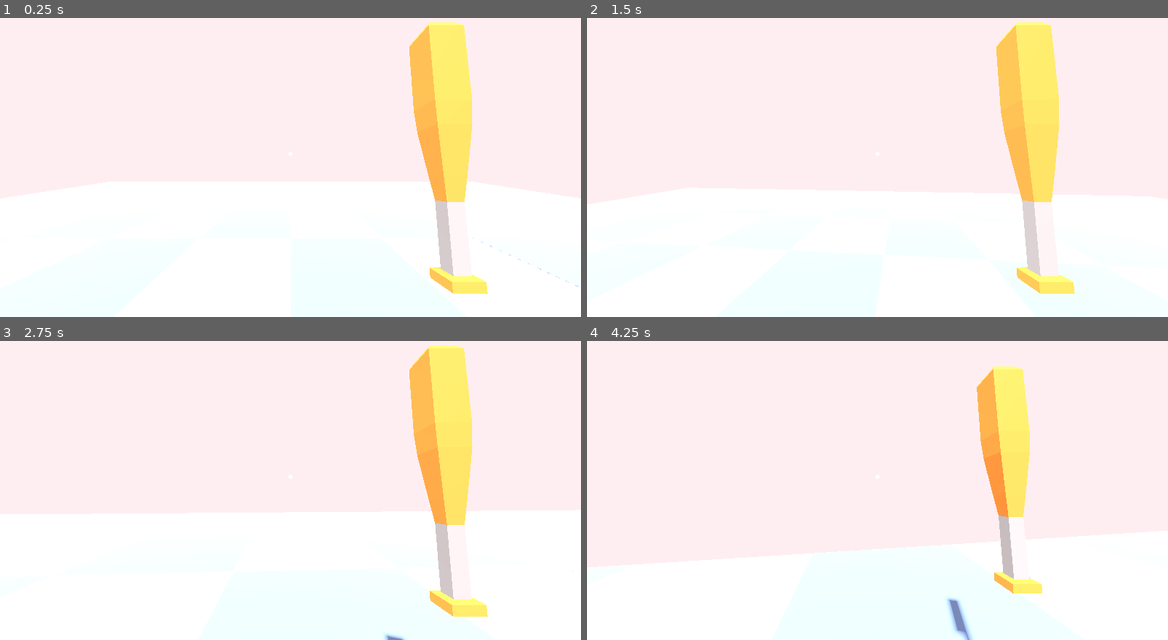
Above: before the commit, frames 1-4 (two rows, left to right).
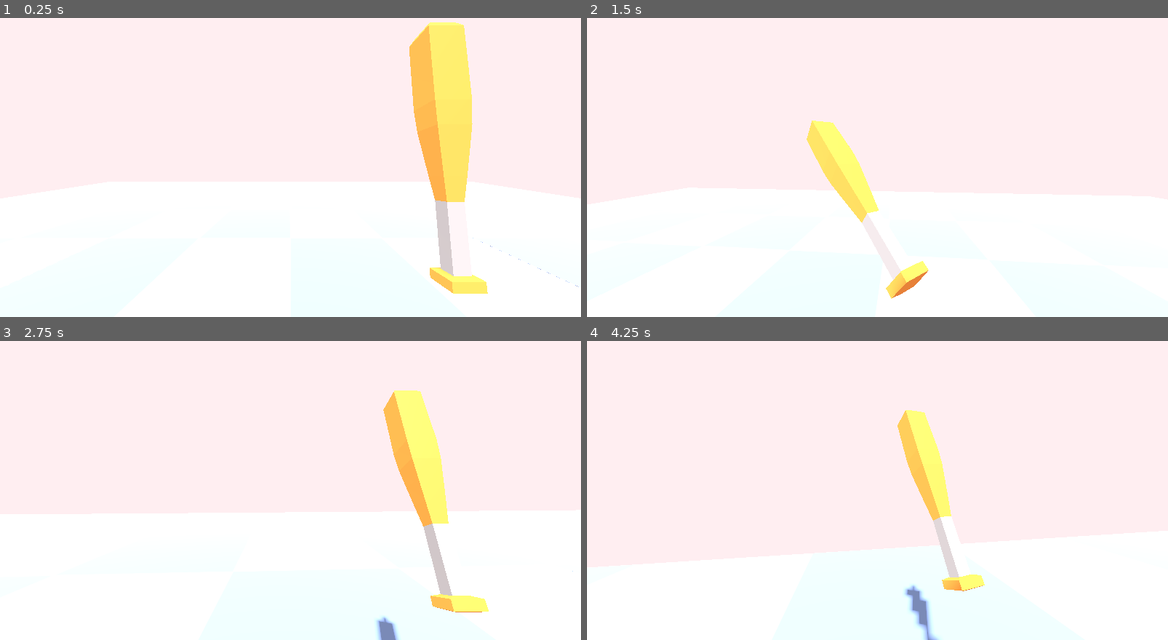
Above: after the commit, the same moments.

Repository: matousposp08/APCompSciGame
Game: Godot game, scene res://scenes/world.tscn
Two runs of this game, one before a commit and one after it. Both use one fixed random seed, a clock stepped at 60 frames per second and the inputs below.
Inputs (mouse positions are in pixels of both pictures, inside the frame that each line leads up to):
- Up to frame 1 (0.25 s): no input
- Up to frame 2 (1.5 s): move the mouse to (906, 152) at 0.52 s; press the mouse at (906, 152) at 0.53 s; hold W (move_forward) from 0.53 s (still down); tap Space (move_jump) at 0.77 s; right-click (906, 152) at 0.8 s; move the mouse to (848, 155) at 1.27 s; release the mouse at (848, 155) at 1.28 s; right-click (848, 155) at 1.35 s
- Up to frame 3 (2.75 s): keep holding W (move_forward); tap Space (move_jump) at 1.52 s; click (261, 478) at 1.55 s; move the mouse to (302, 469) at 2.02 s; press the mouse at (302, 469) at 2.03 s; right-click (302, 469) at 2.3 s
- Up to frame 4 (4.25 s): keep holding W (move_forward); move the mouse to (871, 481) at 2.77 s; release the mouse at (871, 481) at 2.78 s; tap C (move_crouch) at 2.85 s; tap Space (move_jump) at 3.02, 3.77 s; click (871, 481) at 3.05 s; move the mouse to (918, 481) at 3.52 s; hold Shift (move_sprint) from 3.53 s (still down); right-click (918, 481) at 3.8 s

The runs differ from the first frame. In frame 2, 8.5% of the frame differs, in the area x 37-84%, y 1-94%; in frame 3, 7.8%; in frame 4, 7.6%.

Commit message:
bat attack

Diff:
--- a/project.godot
+++ b/project.godot
@@ -61,3 +61,8 @@
 "events": [Object(InputEventMouseButton,"resource_local_to_scene":false,"resource_name":"","device":-1,"window_id":0,"a …(253 unchanged characters)…
 ]
 }
+hit2={
+"deadzone": 0.5,
+"events": [Object(InputEventMouseButton,"resource_local_to_scene":false,"resource_name":"","device":-1,"window_id":0,"alt_pressed":false,"shift_pressed":false,"ctrl_pressed":false,"meta_pressed":false,"button_mask":0,"position":Vector2(0, 0),"global_position":Vector2(0, 0),"factor":1.0,"button_index":2,"canceled":false,"pressed":false,"double_click":false,"script":null)
+]
+}
--- a/scenes/player/player.gd
+++ b/scenes/player/player.gd
@@ -34,6 +34,7 @@
 func _process(delta: float) -> void:
 	handle_movement_input(delta)
 	update_camera(delta)
+	hit()
 
 func _physics_process(delta: float) -> void:
 	apply_gravity(delta)
@@ -70,7 +71,7 @@
 	speed = base_speed
 	reset_transforms(delta)
 
-# Camera Logic
+
 func update_camera(delta: float) -> void:
 	match state:
 		"sprinting":
@@ -78,7 +79,7 @@
 		"normal":
 			parts["camera"].fov = lerp(parts["camera"].fov, camera_fov_extents[0], 10 * delta)
 
-# Animation Logic
+
 func apply_crouch_transform(delta: float) -> void:
 	parts["body"].scale.y = lerp(parts["body"].scale.y, crouch_player_y_scale, 10 * delta)
 	parts["collision"].scale.y = lerp(parts["collision"].scale.y, crouch_player_y_scale, 10 * delta)
@@ -87,7 +88,7 @@
 	parts["body"].scale.y = lerp(parts["body"].scale.y, base_player_y_scale, 10 * delta)
 	parts["collision"].scale.y = lerp(parts["collision"].scale.y, base_player_y_scale, 10 * delta)
 
-# Physics Logic
+
 func apply_gravity(delta: float) -> void:
 	if not is_on_floor():
 		velocity.y -= gravity * delta
@@ -99,6 +100,8 @@
 func hit() -> void:
 	if Input.is_action_pressed("hit"):
 		$head/basebLLBAT/baseballbat.play("hit")
+	if Input.is_action_pressed("hit2"):
+		$head/basebLLBAT/baseballbat.play("hit2")
 
 func move_character(delta: float) -> void:
 	var input_dir: Vector2 = Input.get_vector("move_left", "move_right", "move_forward", "move_backward")
@@ -108,7 +111,7 @@
 		velocity.z = lerp(velocity.z, direction.y * speed, accel * delta)
 	move_and_slide()
 
-# Input Handling
+
 func handle_mouse_movement(event: InputEventMouseMotion) -> void:
 	if !world.paused:
 		parts["head"].rotation_degrees.y -= event.relative.x * sensitivity
--- a/scenes/player/player.tscn
+++ b/scenes/player/player.tscn
@@ -14,10 +14,10 @@
 tracks/0/interp = 1
 tracks/0/loop_wrap = true
 tracks/0/keys = {
-"times": PackedFloat32Array(0, 0.2, 0.5),
+"times": PackedFloat32Array(0, 0.1, 0.4),
 "transitions": PackedFloat32Array(1, 1, 1),
 "update": 0,
-"values": [Vector3(-0.123918, 0, 0), Vector3(-1.13795, 0, 0), Vector3(-0.123918, 0, 0)]
+"values": [Vector3(-0.123918, 0, 0), Vector3(-1.92335, 0, 0), Vector3(-0.123918, 0, 0)]
 }
 
 [sub_resource type="Animation" id="Animation_jiyla"]
@@ -34,11 +34,52 @@
 "update": 0,
 "values": [Vector3(-0.123918, 0, 0)]
 }
+tracks/1/type = "value"
+tracks/1/imported = false
+tracks/1/enabled = true
+tracks/1/path = NodePath(".:position")
+tracks/1/interp = 1
+tracks/1/loop_wrap = true
+tracks/1/keys = {
+"times": PackedFloat32Array(0),
+"transitions": PackedFloat32Array(1),
+"update": 0,
+"values": [Vector3(0.7, -0.515, -0.9)]
+}
+
+[sub_resource type="Animation" id="Animation_6bq62"]
+resource_name = "hit2"
+length = 0.7
+tracks/0/type = "value"
+tracks/0/imported = false
+tracks/0/enabled = true
+tracks/0/path = NodePath(".:rotation")
+tracks/0/interp = 1
+tracks/0/loop_wrap = true
+tracks/0/keys = {
+"times": PackedFloat32Array(0, 0.2, 0.5),
+"transitions": PackedFloat32Array(1, 1, 1),
+"update": 0,
+"values": [Vector3(-0.123918, 0, 0), Vector3(-1.44608, 1.17574, 0), Vector3(-0.123918, 0, 0)]
+}
+tracks/1/type = "value"
+tracks/1/imported = false
+tracks/1/enabled = true
+tracks/1/path = NodePath(".:position")
+tracks/1/interp = 1
+tracks/1/loop_wrap = true
+tracks/1/keys = {
+"times": PackedFloat32Array(0, 0.2, 0.5),
+"transitions": PackedFloat32Array(1, 1, 1),
+"update": 0,
+"values": [Vector3(0.7, -0.515, -0.9), Vector3(-0.3, -0.515, -0.9), Vector3(0.7, -0.515, -0.9)]
+}
 
 [sub_resource type="AnimationLibrary" id="AnimationLibrary_n7l5m"]
 _data = {
 "RESET": SubResource("Animation_jiyla"),
-"hit": SubResource("Animation_o5tmj")
+"hit": SubResource("Animation_o5tmj"),
+"hit2": SubResource("Animation_6bq62")
 }
 
 [sub_resource type="Animation" id="Animation_saxjg"]
@@ -104,6 +145,7 @@
 [node name="hud_camera" type="Camera2D" parent="."]
 
 [node name="crosshair" type="Sprite2D" parent="hud_camera"]
+visible = false
 scale = Vector2(2, 2)
 texture = ExtResource("2_jqke0")
 
Not shown: 1 places in scenes/player/player.tscn that only renumber resources
